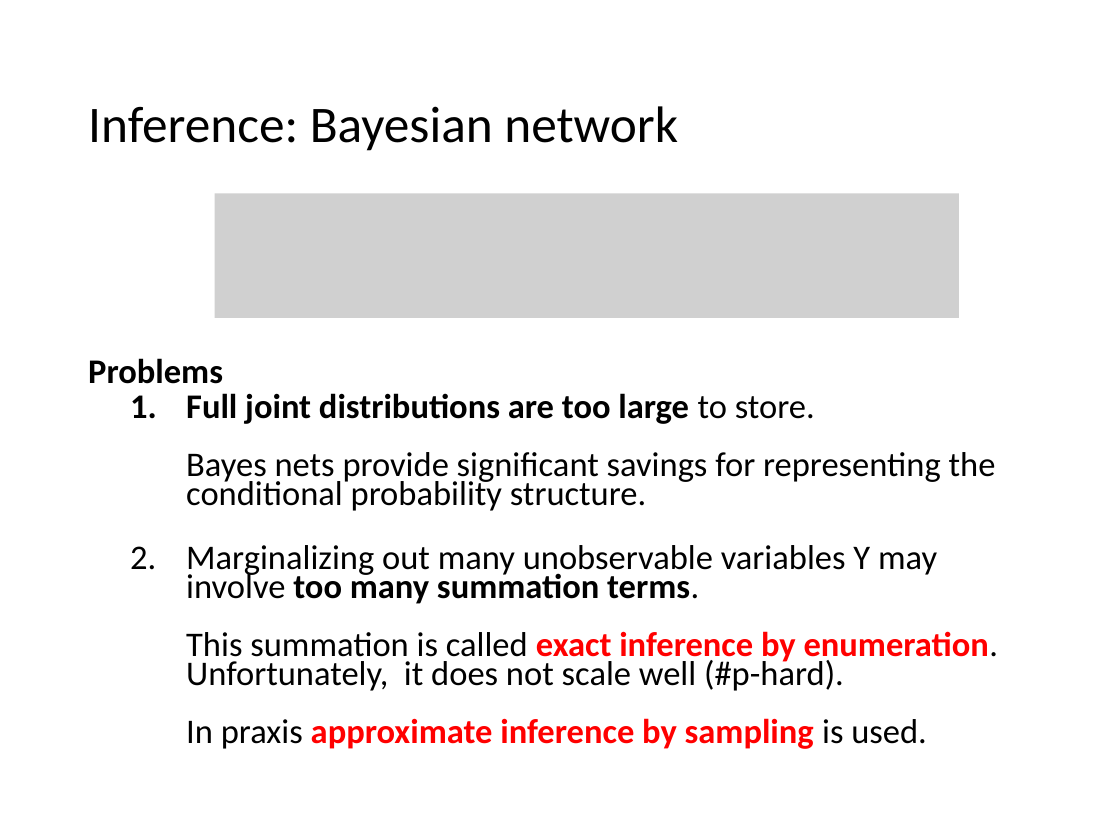
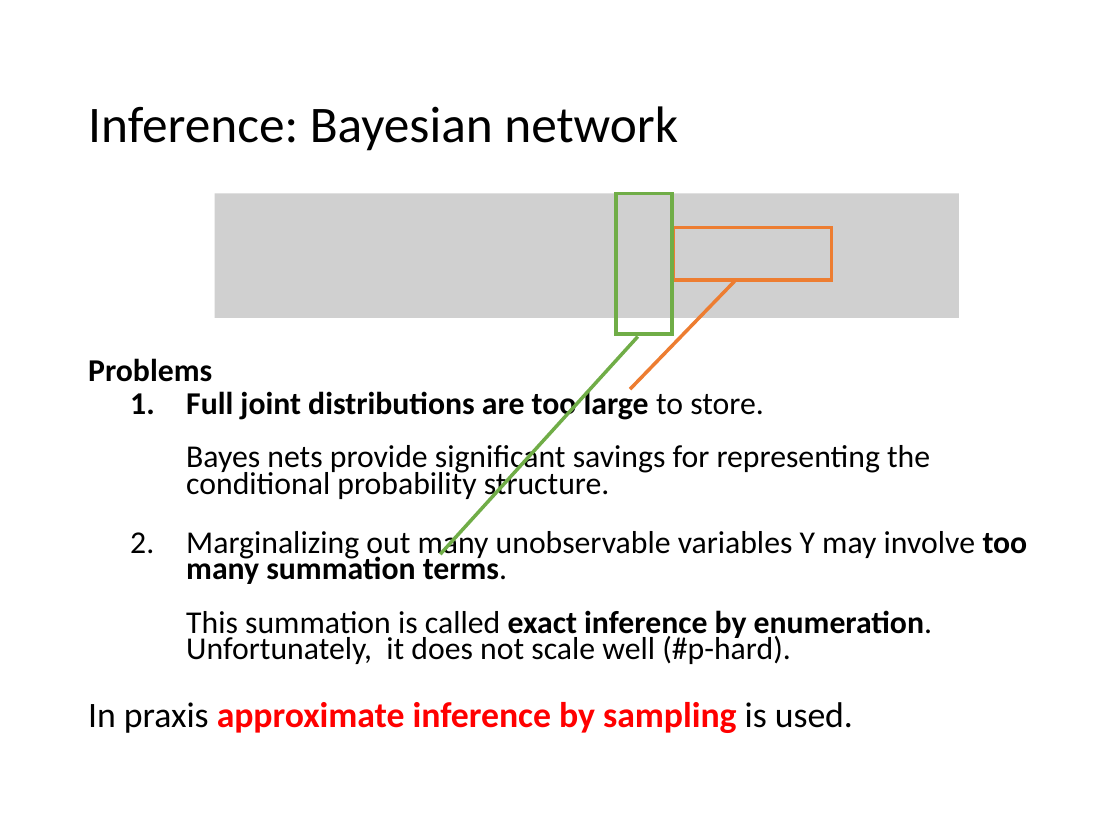
Before and after one commit to mhahsler/CS7320-AI, a slide deck: slide 22 of slides/13_bayes_nets.pptx. Drawn at 1120x840 pixels with LibreOffice and Linux fonts; fonts in the diff are those of the drawing; grey boxes stand for pictures. Boxes give left, top, right and bottom in pixels: in the first picture for what was removed or moved away, otherwise in the second. Text is boxed around its words. In the diff, an @@ line names an element or a change of style, - is before the commit and + after.

Commit message:
Updated belief networks.

```diff
--- a/slides/13_bayes_nets.pptx
+++ b/slides/13_bayes_nets.pptx
@@ border callout added at <box>616,194,672,335</box>, outline #70AD47 2.25 pt @@
@@ border callout added at <box>673,227,832,280</box>, outline #ED7D31 2.25 pt @@
@@ text at <box>88,358,930,502</box>: size 22.2 to 20.4 pt in "Problems", "Full joint distributions are too large to ..." @@
@@ text at <box>88,526,1028,733</box>: text changed; size 22.2 to 20.4 pt @@
-  2. Marginalizing out many unobservable variables Y may involve too many summation terms.
-     This summation is called exact inference by enumeration. Unfortunately, it does not scale well (#p-hard).
-     In praxis approximate inference by sampling is used.
+  2. Marginalizing out many unobservable variables Y may involve too many summation terms.
+     This summation is called exact inference by enumeration. Unfortunately, it does not scale well (#p-hard).
+In praxis approximate inference by sampling is used.
```
Also in this commit, not shown: 5 other slides changed, 3 other files.
